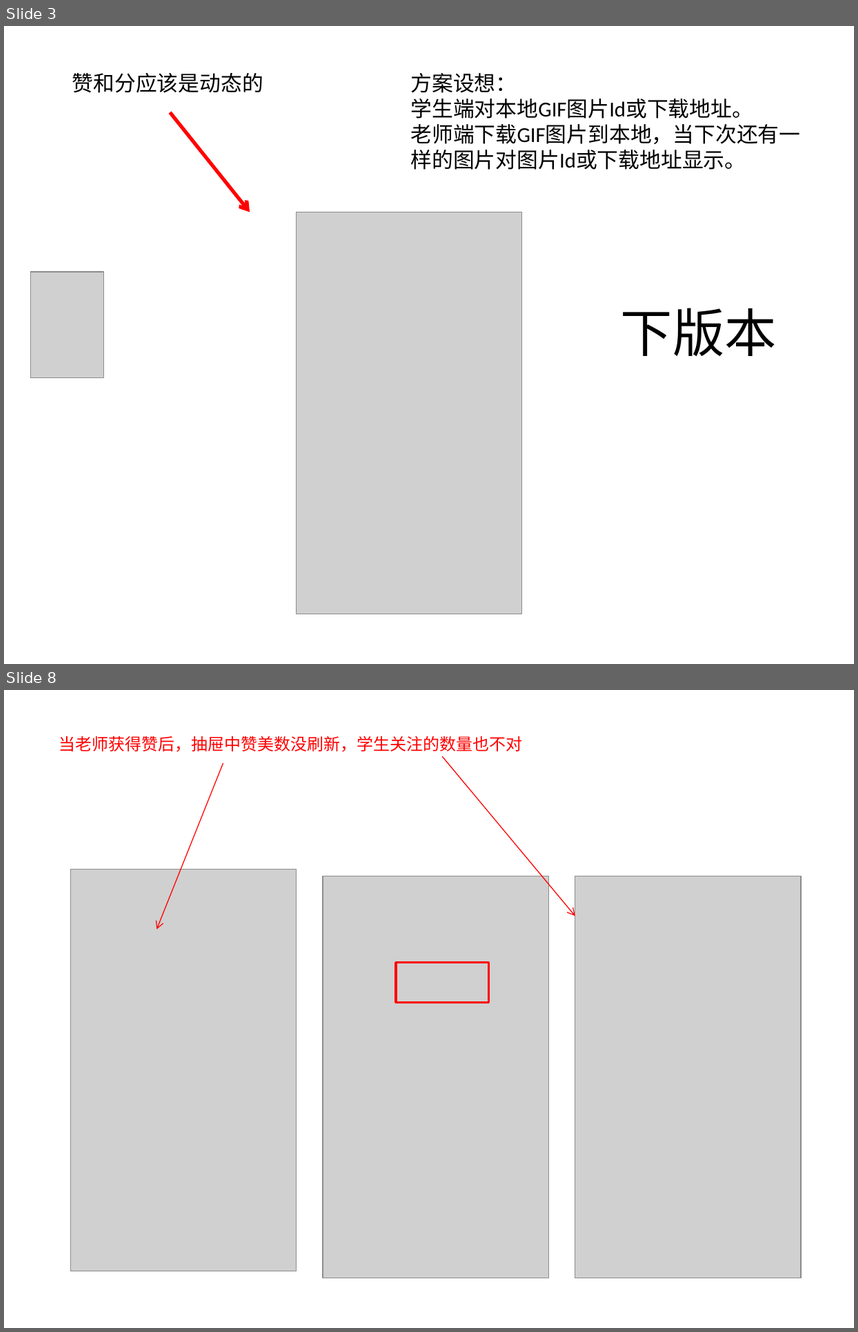
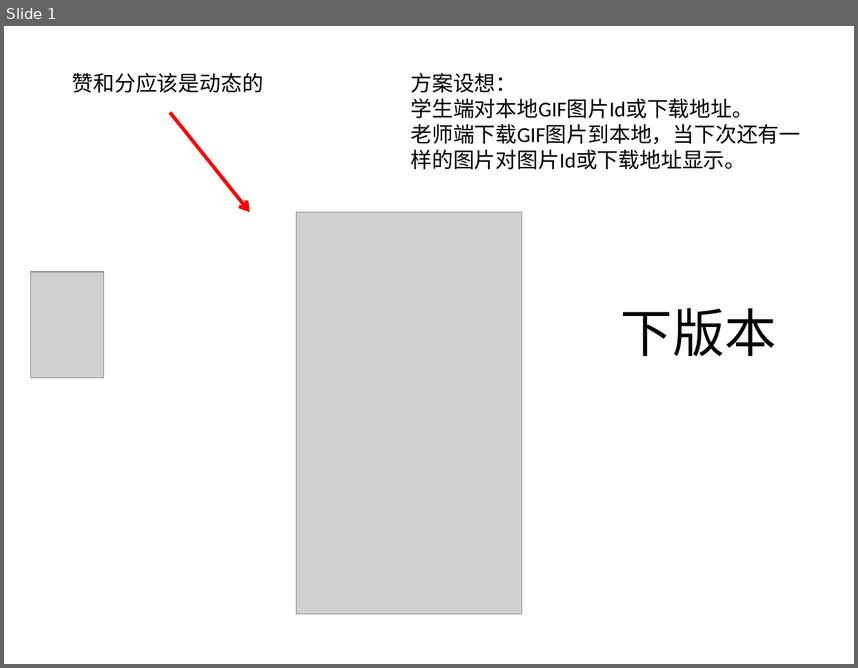
Before and after one commit to Nodeer/shike_new, a slide deck: Shike/doc/2014-11-12-小版本升级-01.pptx. Shown one above the other, each under a label of ours: slides 3 and 8 before the commit, slide 1 after it; the slides between them are not shown. The pictures are 858x1332 and 858x668 pixels, drawn with LibreOffice and Linux fonts; fonts in the diff are those of the drawing; grey boxes stand for pictures. Boxes give left, top, right and bottom in pixels: in the first picture for what was removed or moved away, otherwise in the second. Text is boxed around its words. In the diff, an @@ line names an element or a change of style, - is before the commit and + after.

```diff
--- a/Shike/doc/2014-11-12-小版本升级-01.pptx
+++ b/Shike/doc/2014-11-12-小版本升级-01.pptx
@@ slide 8 removed at (x1=4, y1=690, x2=854, y2=1328), background #FFFFFF @@
@@ text removed at (x1=59, y1=736, x2=522, y2=752) @@
-当老师获得赞后，抽屉中赞美数没刷新，学生关注的数量也不对
@@ arrow removed from (223, 763) to (157, 929) @@
@@ arrow removed from (443, 756) to (575, 916) @@
@@ picture removed at (x1=70, y1=869, x2=297, y2=1270) @@
@@ picture removed at (x1=323, y1=876, x2=549, y2=1277) @@
@@ picture removed at (x1=575, y1=876, x2=802, y2=1277) @@
@@ rectangle removed at (x1=396, y1=962, x2=488, y2=1002) @@
@@ what was slide 3 is now slide 1 @@
```
Also in this commit, not shown: 6 other slides removed, 18 other files.
